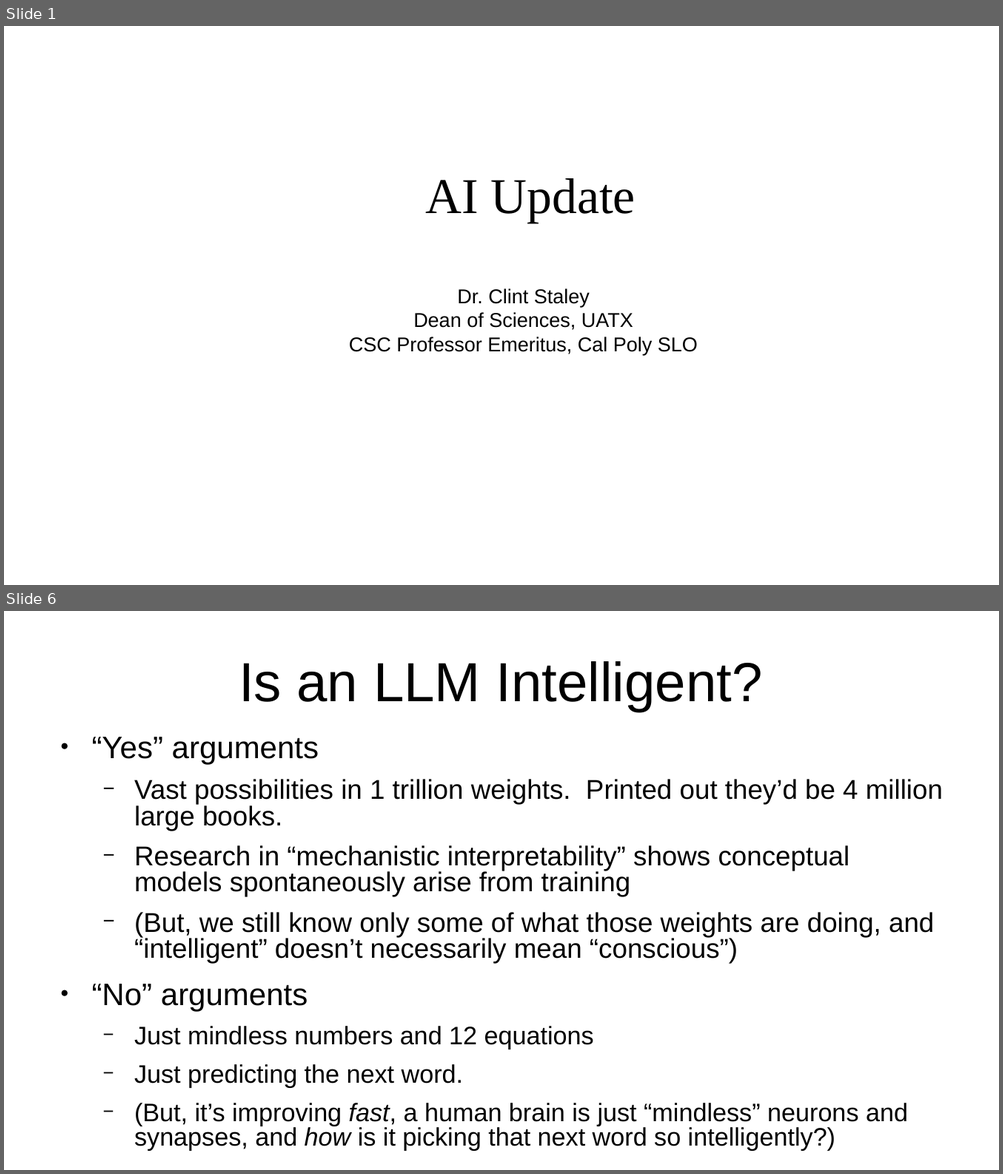
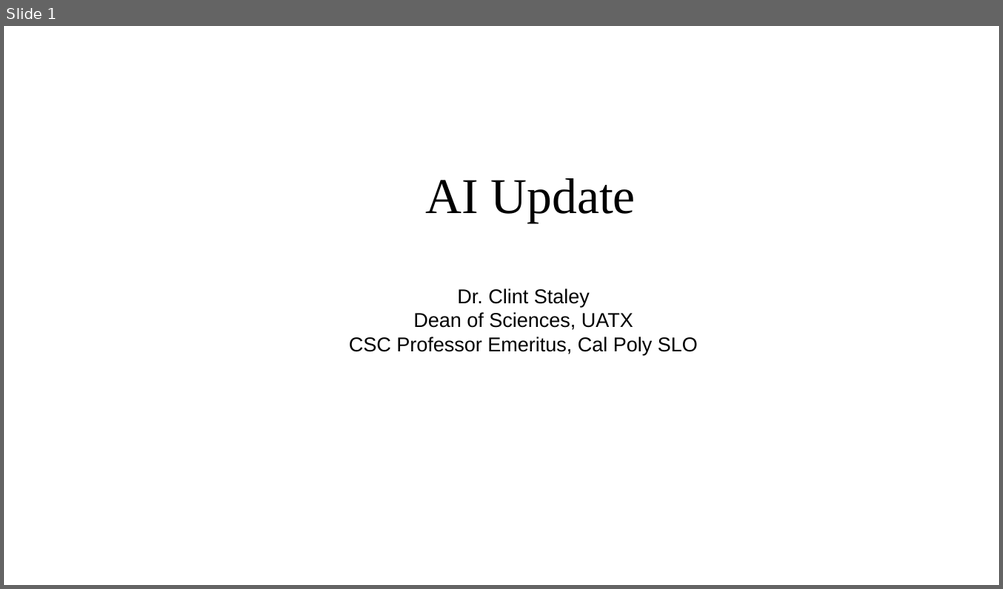
Before and after one commit to ClintStaley/AITalks, a slide deck: UATX/AIUpdate26.pptx. Shown one above the other, each under a label of ours: slides 1 and 6 before the commit, slide 1 after it; the slides between them are not shown. The pictures are 1003x1174 and 1003x589 pixels, drawn with LibreOffice and Linux fonts; fonts in the diff are those of the drawing. Boxes give left, top, right and bottom in pixels: in the first picture for what was removed or moved away, otherwise in the second. Text is boxed around its words. In the diff, an @@ line names an element or a change of style, - is before the commit and + after.

```diff
--- a/UATX/AIUpdate26.pptx
+++ b/UATX/AIUpdate26.pptx
@@ slide 6 removed at bbox=[4, 611, 999, 1170], background #FFFFFF @@
@@ text removed at bbox=[239, 661, 762, 712] @@
-Is an LLM Intelligent?
@@ text removed at bbox=[92, 737, 942, 1150] @@
-● “Yes” arguments
-  − Vast possibilities in 1 trillion weights. Printed out they’d be 4 million large books.
-  − Research in “mechanistic interpretability” shows conceptual models spontaneously arise from training
-  − (But, we still know only some of what those weights are doing, and “intelligent” doesn’t necessarily mean “conscious”)
-● “No” arguments
-  − Just mindless numbers and 12 equations
-  − Just predicting the next word.
-  − (But, it’s improving fast, a human brain is just “mindless” neurons and synapses, and how is it picking that next word so intelligently?)
```
Also in this commit, not shown: 1 slide changed, 7 slides added, 11 other slides removed.
